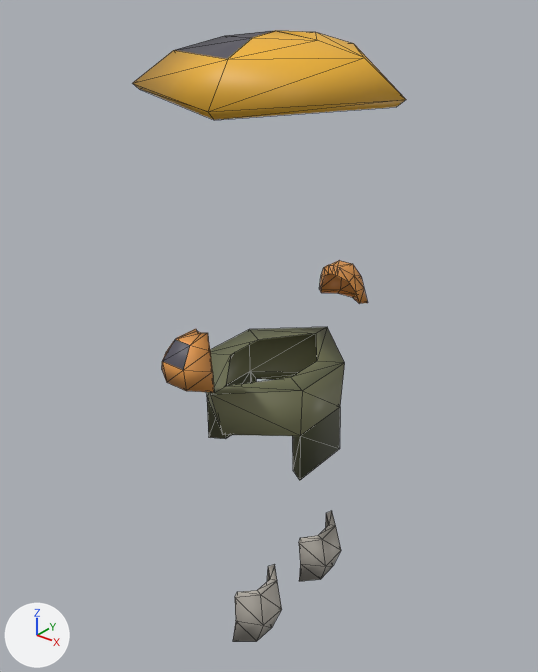
An edit to the glTF model public/assets/models/acc.courier-gear.female.tiers.lod2.glb, drawn before and after from the same camera.
Rendered twice from a 50 mm camera at (0.8, -1.016, 1.556) aimed at (-0.014, 0.003, 0.925). Arrows for +X, +Y and +Z are at lower left; the lights stay in place. The picture after the commit comes second. Mesh edges are drawn as thin lines. Vertices at exactly the same position are counted once.

The first picture shows 'courierGear'.
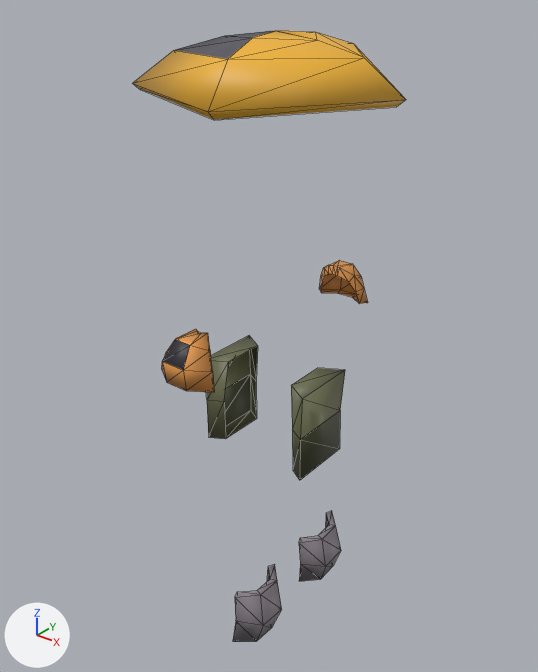
The change in detail:
me_gear is used by ob_couriergear; location (0.0, 0.0, 0.0).
me_gear had 164 vertices, 248 faces and spanned x -0.212..0.246, y -0.269..0.269, z 0.285..1.475.
me_gear now has 156 vertices, 232 faces and spans x -0.212..0.246, y -0.269..0.269, z 0.285..1.475.
Part 1, on me_gear:
20 vertices are removed from x -0.121..0.119, y -0.182..0.182, z 0.783..0.882.
42 faces are deleted.
4 vertices move from x -0.088..0.082, y -0.051..0.051, z 0.783 to x -0.088..0.083, y -0.051..0.051, z 0.776.
12 vertices are added at x -0.124..0.121, y -0.071..0.071, z 0.776..0.867.
26 new faces join them.
me_gear part 2: 68 kept faces spanning x -0.025..0.088, y -0.269..0.269, z 0.285..1.011 get new vertex colours; the middle colour goes from grey #aba69c to grey #847d84.

Location of each change, [x1, y1, x2, y2] in pixels of the pictures (538 x 672 px):
part 1 of me_gear, cut back
    before: [207, 327, 345, 480]
    after: [206, 336, 345, 480]
part 2 of me_gear, recoloured
    both: [162, 339, 341, 642]
